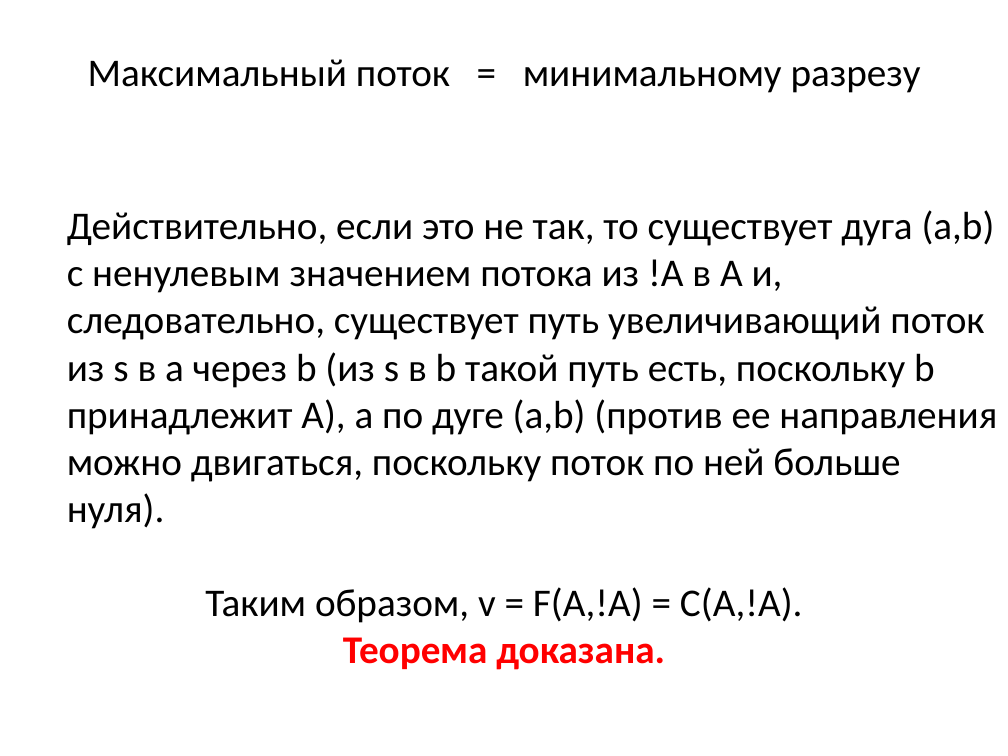
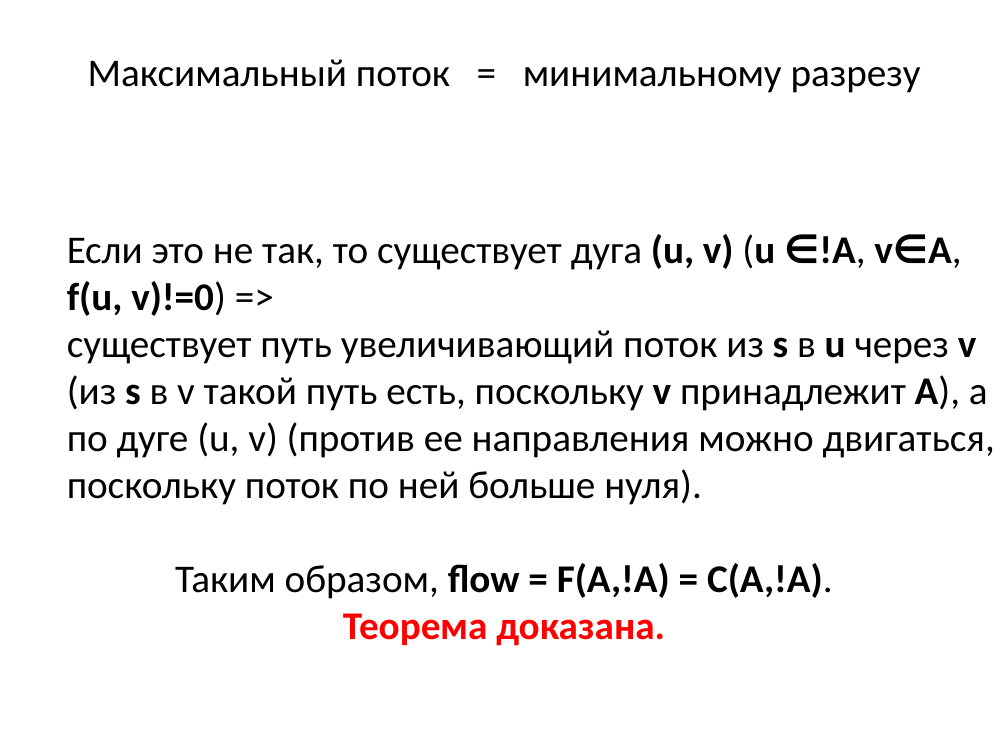
Before and after one commit to SteinbergOB/ANG, a slide deck: slide 121 of Презентации/Лекция 4.pptx (slide 103 before the commit). Drawn at 1008x756 pixels with LibreOffice and Linux fonts; fonts in the diff are those of the drawing. Boxes give left, top, right and bottom in pixels: in the first picture for what was removed or moved away, otherwise in the second. Text is boxed around its words. In the diff, an @@ line names an element or a change of style, - is before the commit and + after.

```diff
--- a/Презентации/Лекция 4.pptx
+++ b/Презентации/Лекция 4.pptx
@@ text at [67,234,995,599]: text changed @@
-Действительно, если это не так, то существует дуга (a,b) с ненулевым значением потока из !A в A и, следовательно, существует путь увеличивающий поток из s в a через b (из s в b такой путь есть, поскольку b принадлежит A), а по дуге (a,b) (против ее направления можно двигаться, поскольку поток по ней больше нуля).
-Таким образом, v = F(A,!A) = C(A,!A).
+Если это не так, то существует дуга (u, v) (u ∈!A, v∈A, f(u, v)!=0) =>
+существует путь увеличивающий поток из s в u через v (из s в v такой путь есть, поскольку v принадлежит A), а по дуге (u, v) (против ее направления можно двигаться, поскольку поток по ней больше нуля).
+Таким образом, flow = F(A,!A) = C(A,!A).
```
Also in this commit, not shown: 54 other slides changed, 61 slides added, 1 slide removed.
